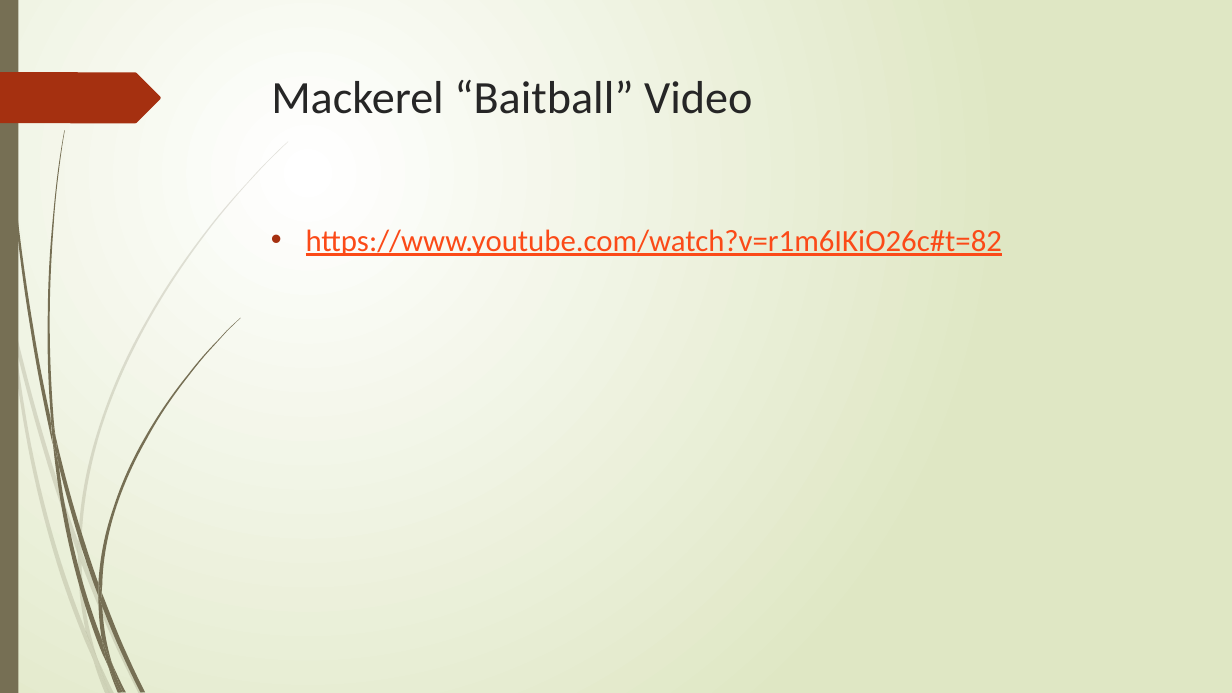
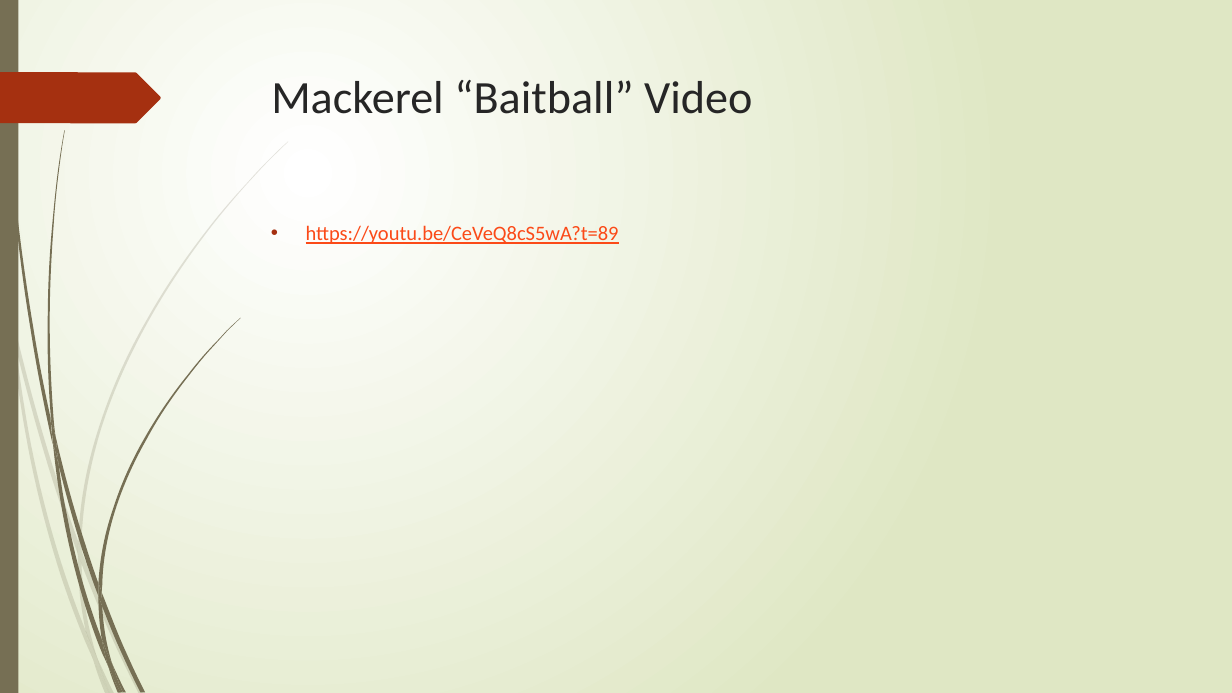
Before and after one commit to NattyBumppo/flockingdemo, a slide deck: slide 10 of flocking.pptx. Drawn at 1232x693 pixels with LibreOffice and Linux fonts; fonts in the diff are those of the drawing. Boxes give left, top, right and bottom in pixels: in the first picture for what was removed or moved away, otherwise in the second. Text is boxed around its words. In the diff, an @@ line names an element or a change of style, - is before the commit and + after.

```diff
--- a/flocking.pptx
+++ b/flocking.pptx
@@ text at (x1=306, y1=225, x2=619, y2=244): text changed; size 24 to 16 pt @@
-• https://www.youtube.com/watch?v=r1m6IKiO26c#t=82
+• https://youtu.be/CeVeQ8cS5wA?t=89
```
Also in this commit, not shown: 2 other slides changed, 1 other file.
